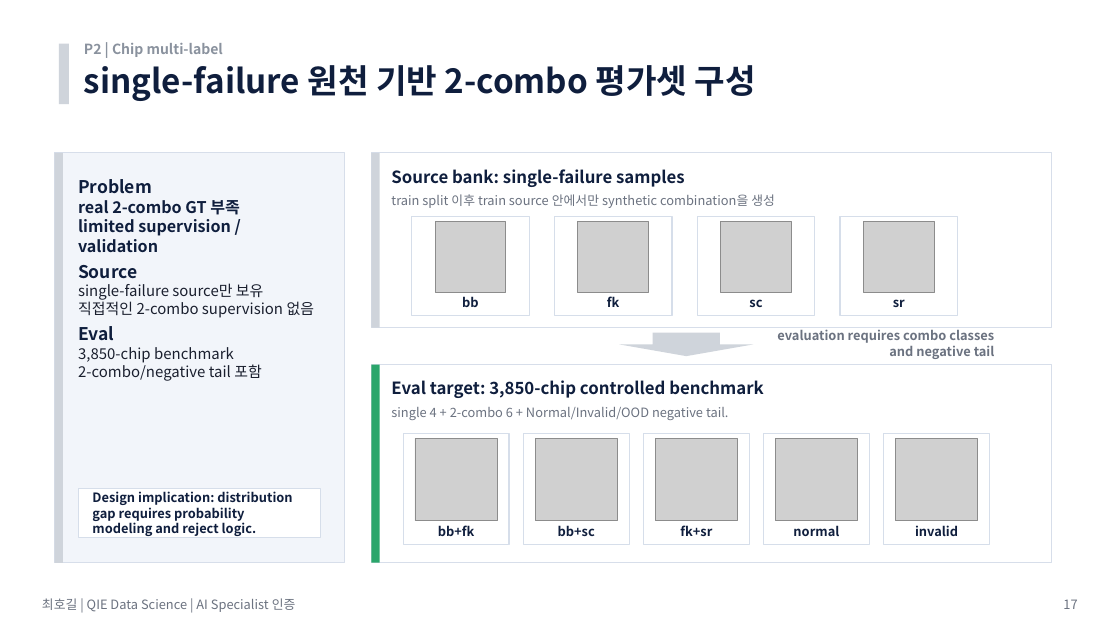
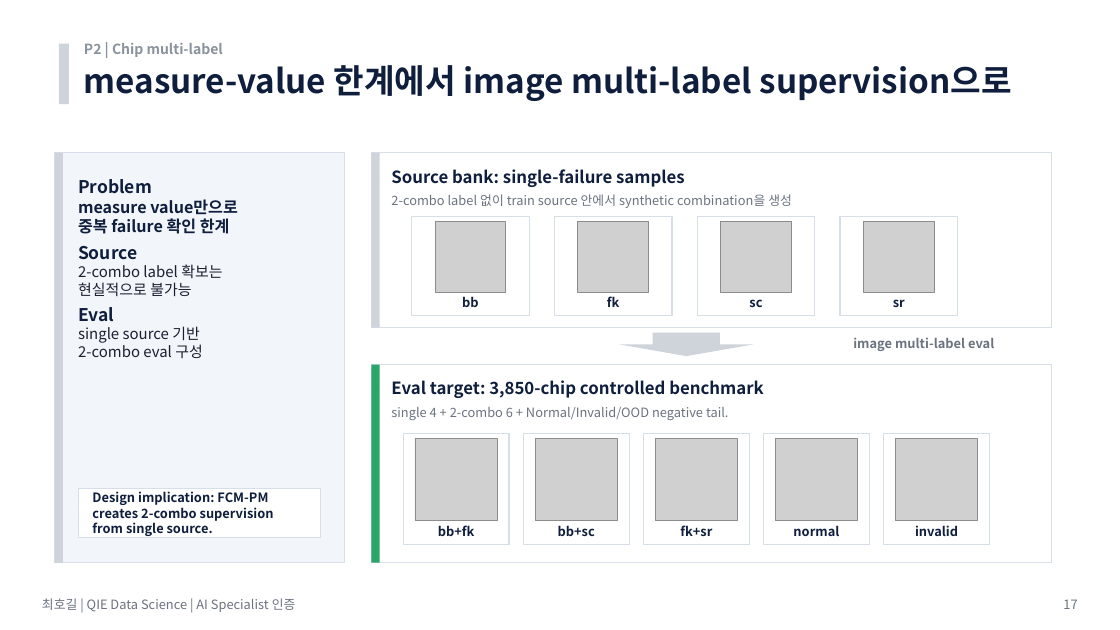
Before and after one commit to hogil/fbm_paper, a slide deck: slide 17 of recommendation/presentation/'26년 AI Specialist 면접 심사 자료_메모리사업부_최호길_평가항목_summary.pptx. Drawn at 1120x630 pixels with LibreOffice and Linux fonts; fonts in the diff are those of the drawing; grey boxes stand for pictures. Boxes give left, top, right and bottom in pixels: in the first picture for what was removed or moved away, otherwise in the second. Text is boxed around its words. In the diff, an @@ line names an element or a change of style, - is before the commit and + after.

```diff
--- a/recommendation/presentation/'26년 AI Specialist 면접 심사 자료_메모리사업부_최호길_평가항목_summary.pptx
+++ b/recommendation/presentation/'26년 AI Specialist 면접 심사 자료_메모리사업부_최호길_평가항목_summary.pptx
@@ text at (84, 65, 1012, 101): text changed @@
-single-failure 원천 기반 2-combo 평가셋 구성
+measure-value 한계에서 image multi-label supervision으로
@@ text at (78, 199, 238, 234): text changed @@
-real 2-combo GT 부족
-limited supervision / validation
+measure value만으로
+중복 failure 확인 한계
@@ text at (391, 194, 792, 208): text changed @@
-train split 이후 train source 안에서만 synthetic combination을 생성
+2-combo label 없이 train source 안에서 synthetic combination을 생성
@@ text at (78, 264, 222, 296): text changed @@
-single-failure source만 보유
-직접적인 2-combo supervision 없음
+2-combo label 확보는
+현실적으로 불가능
@@ text at (78, 326, 203, 358): text changed @@
-3,850-chip benchmark
-2-combo/negative tail 포함
+single source 기반
+2-combo eval 구성
@@ text at (853, 337, 994, 351): text changed @@
-evaluation requires combo classes and negative tail
+image multi-label eval
@@ text at (92, 491, 274, 538): text changed @@
-Design implication: distribution gap requires probability modeling and reject logic.
+Design implication: FCM-PM creates 2-combo supervision from single source.
```
Also in this commit, not shown: 3 other slides changed, 2 other files.
